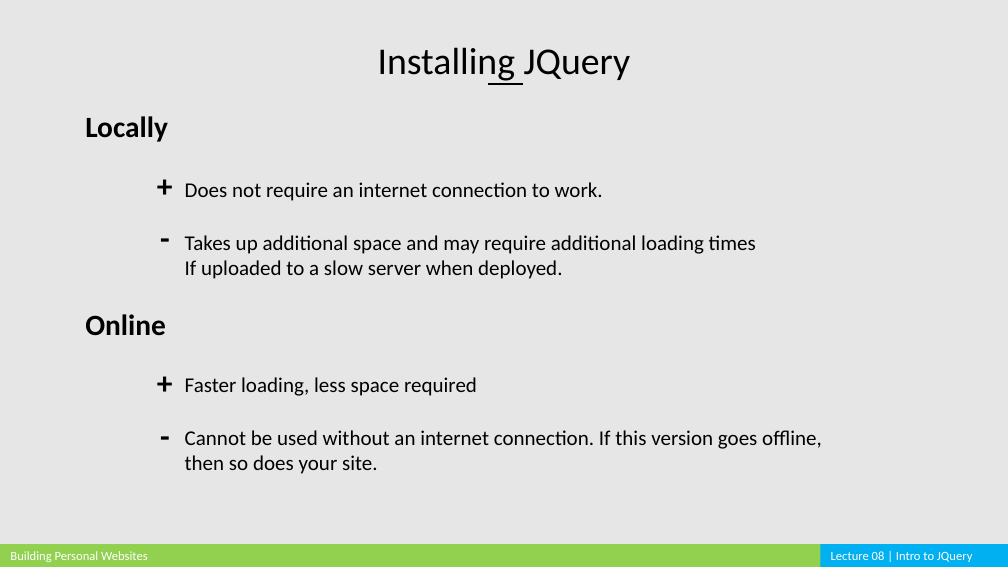
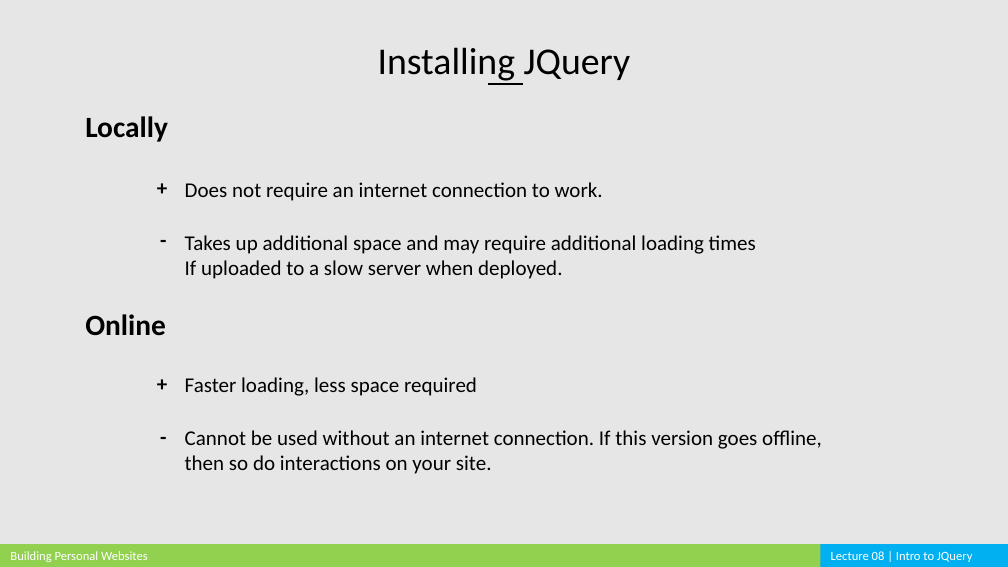
Before and after one commit to cardadfar/stuco_webdev_website, a slide deck: slide 15 of assets/lectures/BPW_Lecture_08.pptx. Drawn at 1008x567 pixels with LibreOffice and Linux fonts; fonts in the diff are those of the drawing. Boxes give left, top, right and bottom in pixels: in the first picture for what was removed or moved away, otherwise in the second. Text is boxed around its words. In the diff, an @@ line names an element or a change of style, - is before the commit and + after.

Commit message:
added pdf lectures

```diff
--- a/assets/lectures/BPW_Lecture_08.pptx
+++ b/assets/lectures/BPW_Lecture_08.pptx
@@ size 30 to 20 pt in 4 elements at (x1=153, y1=420, x2=175, y2=453), (x1=153, y1=223, x2=175, y2=256), (x1=150, y1=368, x2=175, y2=401), (x1=150, y1=171, x2=175, y2=204) @@
@@ text "+" moved from (x1=150, y1=162, x2=181, y2=208) to (x1=150, y1=171, x2=175, y2=204) @@
@@ text "-" moved from (x1=153, y1=215, x2=178, y2=261) to (x1=153, y1=223, x2=175, y2=256) @@
@@ text "+" moved from (x1=150, y1=359, x2=181, y2=405) to (x1=150, y1=368, x2=175, y2=401) @@
@@ text "-" moved from (x1=153, y1=412, x2=178, y2=458) to (x1=153, y1=420, x2=175, y2=453) @@
@@ text at (x1=185, y1=455, x2=492, y2=474): text changed @@
-then so does your site.
+then so do interactions on your site.
```
Also in this commit, not shown: 2 other slides changed, 19 other files.
